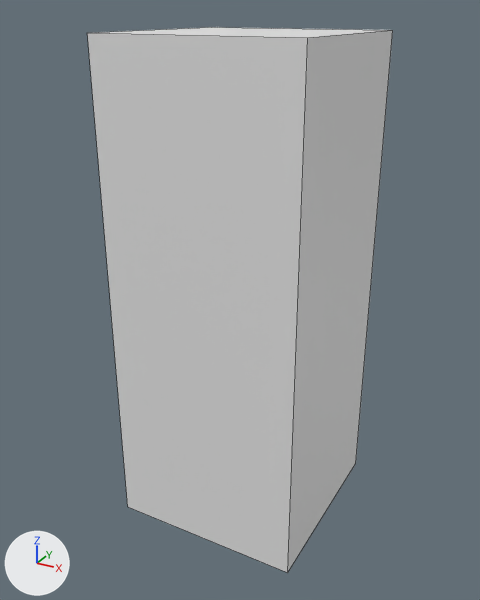
A saved change to the FBX model Assets/Models/Modular Kit/Set Buildings/60x60_Building.fbx.
The view is the same before and after, from a camera (50 mm lens) standing at (60.2, -199.1, 155.7) and looking at (-31.6, -32.2, 72.3). Arrows for +X, +Y and +Z are at lower left; the lights stay in place. Mesh edges are drawn as thin lines.

Before the edit, the objects in view are built like this:
```python
me_cube_001 = bpy.data.meshes.new('Cube.001')
me_cube_001.from_pydata(...)  # a box spanning x -2.0..0.0, y 0.0..2.0, z 0.0..2.0
ob_cube = bpy.data.objects.new('Cube', me_cube_001)
ob_cube.location = (0.0, 0.0, 0.0)
ob_cube.rotation_euler = (1.571, 0.0, 0.0)  # degrees (90, 0, 0)
ob_cube.scale = (30.0, 75.0, 30.0)
```
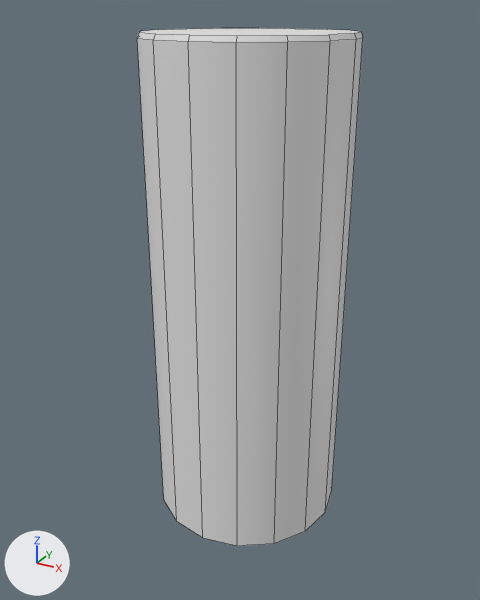
Scene script edits in JSON lines:
```json
{"block": "me_cube_001", "where": "# used by ob_cube; location = (0.0, 0.0, 0.0); rotation_euler = (1.571, 0.0, 0.0), in degrees (90, 0, 0); scale = (30.0, 75.0, 30.0)"}
{"op": "remove", "block": "me_cube_001", "code": "me_cube_001.from_pydata(...)  # 8 vertices, 6 faces; spans x -2.0..0.0, y 0.0..2.0, z 0.0..2.0"}
{"op": "add", "block": "me_cube_001", "code": "me_cube_001.from_pydata(...)  # 48 vertices, 33 faces; spans x -60.0..0.0, y 0.0..150.0, z 0.0..60.0"}
{"block": "me_cube_001", "change": "me_cube_001 part 1: the whole mesh is rebuilt"}
{"block": "me_cube_001", "change": "me_cube_001 part 2: the surface is now shaded smooth"}
{"op": "set", "path": "ob_cube.scale", "old": "(30.0, 75.0, 30.0)", "new": "(1.0, 1.0, 1.0)"}
```

Pixel boxes (x1, y1, x2, y2) of what changed, in the pictures (480 x 600 px):
```json
{"object": "Cube", "change": "reshaped, rescaled", "before": [87, 27, 393, 573], "after": [137, 28, 363, 546], "on screen": "26% narrower"}
{"part": 1, "of": "me_cube_001", "change": "built on", "before": [87, 27, 393, 573], "after": [137, 28, 363, 546]}
```
